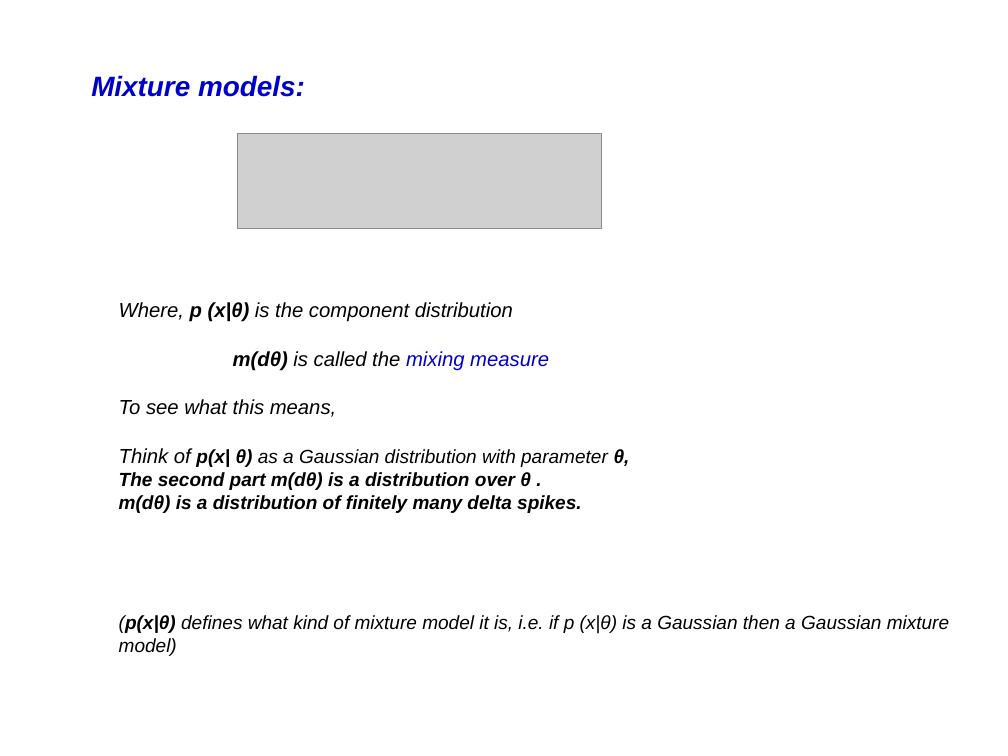
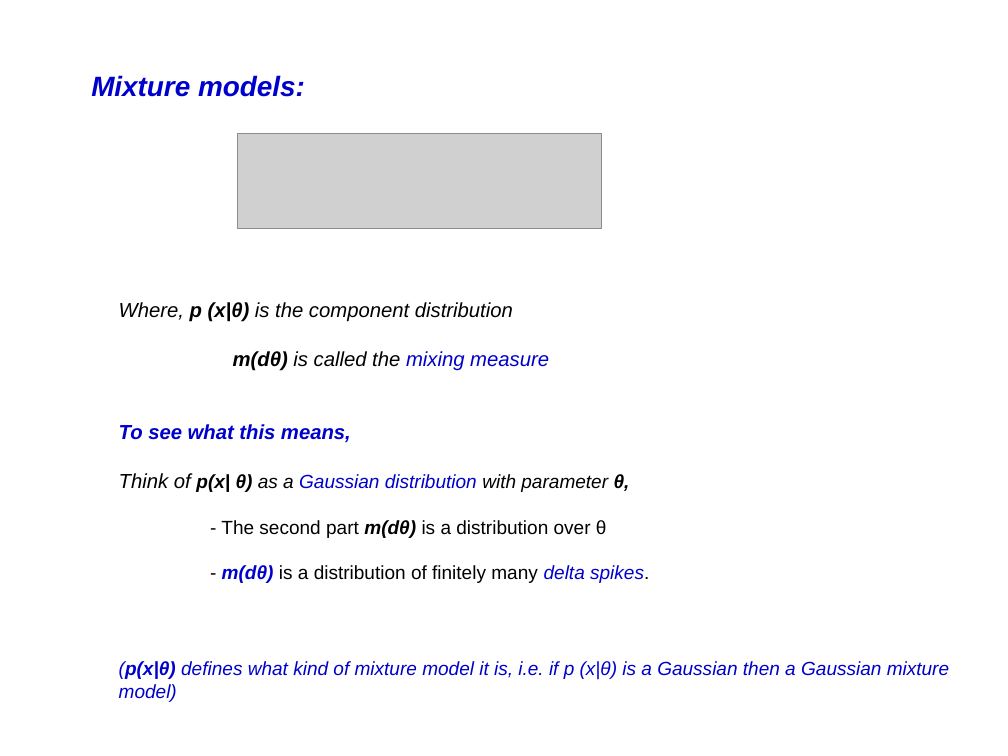
Before and after one commit to afcarl/Dirichlet_Processes, a slide deck: slide 7 of version_2.odp. Drawn at 1008x756 pixels with LibreOffice and Linux fonts; fonts in the diff are those of the drawing; grey boxes stand for pictures. Boxes give left, top, right and bottom in pixels: in the first picture for what was removed or moved away, otherwise in the second. Text is boxed around its words. In the diff, an @@ line names an element or a change of style, - is before the commit and + after.

```diff
--- a/version_2.odp
+++ b/version_2.odp
@@ text at box(119, 424, 949, 702): text colour #000000 to #0000CC in "To see what this means,", "Gaussian distribution", "(p(x|θ) defines what kind of mixture model ..."; bold on in "To see what this means," @@
@@ text at box(221, 520, 649, 583): text changed; bold off; italic off @@
-The second part m(dθ) is a distribution over θ .
-m(dθ) is a distribution of finitely many delta spikes.
+- The second part m(dθ) is a distribution over θ
+- m(dθ) is a distribution of finitely many delta spikes.
```
Also in this commit, not shown: 14 other slides changed, 1 slide added.
